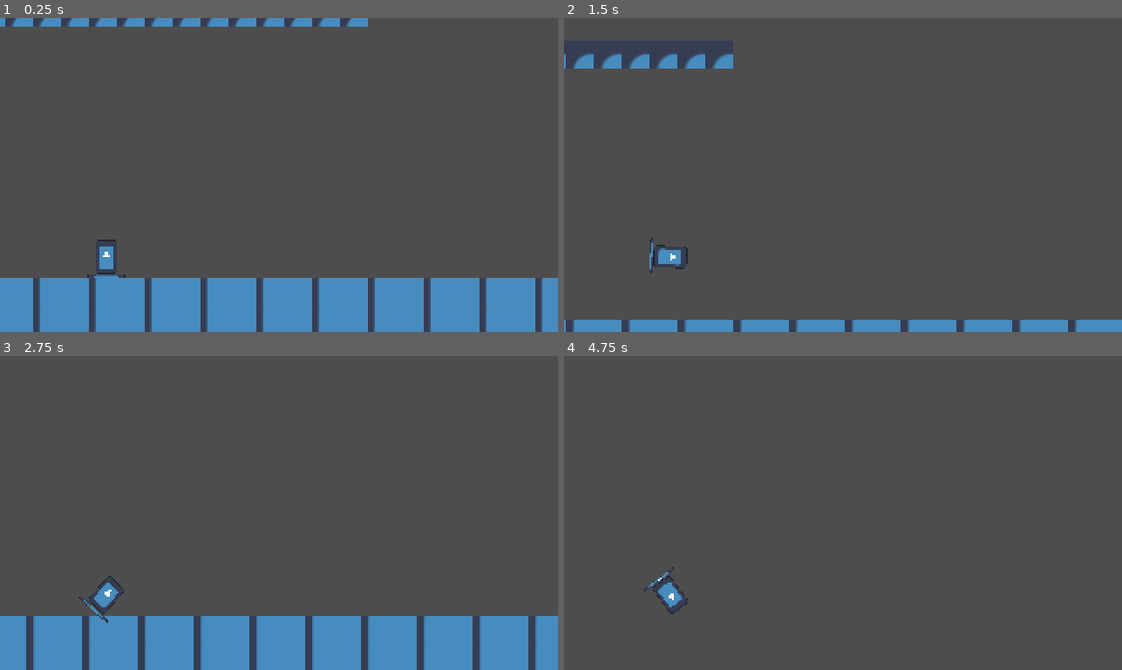
Above: before the commit, frames 1-4 (two rows, left to right).
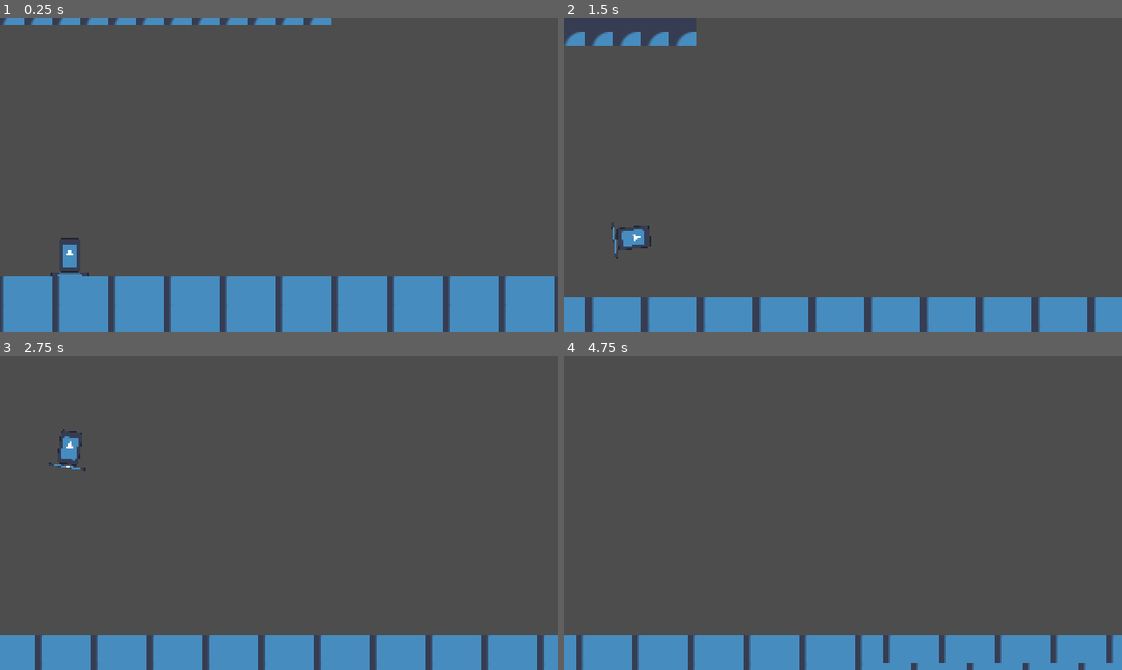
Above: after the commit, the same moments.

Repository: JUB-Yoush/yd5
Game: Godot game, scene res://src/main/main.tscn
Two runs of this game, one before a commit and one after it. Both use one fixed random seed, a clock stepped at 60 frames per second and the inputs below. The engine's default icon, where the game draws it, is replaced by a stand-in: a white triangle on a blue panel in a dark square.
Inputs:
- Up to frame 1 (0.25 s): no input
- Up to frame 2 (1.5 s): hold W (up) 0.53-1.28 s; hold D (right) from 0.53 s (still down); tap W (up) at 1.35 s
- Up to frame 3 (2.75 s): tap W (up) at 1.52, 1.82 s; release D (right) at 2.03 s; hold A (left) from 2.03 s (still down); hold W (up) from 2.03 s (still down)
- Up to frame 4 (4.75 s): release A (left) at 2.78 s; release W (up) at 2.78 s; hold D (right) 2.78-4.28 s; tap W (up) at 2.85, 3.02, 3.32, 4.35, 4.52 s; hold W (up) 3.53-4.28 s; hold A (left) from 4.28 s (still down)

The runs differ from the first frame. In frame 1, 6.6% of the frame differs, in the area x 0-100%, y 0-100%; in frame 2, 9.7%; in frame 3, 9.0%; in frame 4, 10%, in the area x 0-100%, y 67-100%.

Commit message:
double jumps, work on rails

Diff:
--- a/src/main/main.tscn
+++ b/src/main/main.tscn
@@ -214,4 +214,4 @@
 layer_0/tile_data = PackedInt32Array(720896, 65536, 2, 720897, 131072, 2, 720898, 65536, 2, 720899, 131072, 2, 720900,  …(3827 unchanged characters)…
 
 [node name="player" parent="." instance=ExtResource("2_fc7yw")]
-position = Vector2(164, 146)
+position = Vector2(164, 145)
--- a/src/player/player.gd
+++ b/src/player/player.gd
@@ -6,6 +6,7 @@
 const MAX_KICK_SPEED := 200.0
 const BASE_SPEED := 120.0
 const MAX_JUMP_SPEED := 140.0
+const DJUMP_SPEED := Vector2(100,-150.0)
 const JUMP_SPEED := MAX_JUMP_SPEED *2
 const KICK_SPEED := MAX_KICK_SPEED *2
 const GROUND_FRICTION := .03
@@ -14,62 +15,96 @@
 const KICK_THRESHOLD = 0
 const ROTATION_SPEED := 500.0
 
+enum STATES {ON_GROUND,IN_AIR,KICKING}
+
+var state
 var dir :Vector2 = Vector2.ZERO
 var friction := 0.0
 var accelerating:= false
 var old_velocity := Vector2.ZERO
-var in_air := true
 var rotation_offset := 0.0
 var kick_power:=0.0
 var jump_power := 0.0
+var can_djump = false
 
 func _ready() -> void:
 	friction = GROUND_FRICTION
+	state = STATES.ON_GROUND
 	old_velocity = velocity
 
 
 func _physics_process(delta: float) -> void:
-	accelerating = abs(old_velocity.x) < abs(velocity.x)
-	old_velocity = velocity
-	print(rotation_offset,jump_power)
-	velocity.y += delta * GRAVITY
-	in_air = not is_on_floor()
-	if not in_air:
-		rotation_offset = 0
-	if Input.is_action_pressed("right") and in_air:
-		rotation_offset += ROTATION_SPEED * delta
-		sprite.rotation_degrees = rotation_offset
-		pass
+	print(rotation_offset)
+	match state:
+		STATES.ON_GROUND:
+			_state_on_ground(delta)
+		STATES.IN_AIR:
+			_state_in_air(delta)
 
-	if Input.is_action_pressed("left") and in_air:
-		rotation_offset -= ROTATION_SPEED * delta
-		sprite.rotation_degrees = rotation_offset
-		pass
+func change_state(new_state:STATES):
+	match state:
+		STATES.ON_GROUND:
+			pass
+		STATES.IN_AIR:
+			pass
+	state = new_state
 
 
-	if Input.is_action_pressed('right') and not in_air:
+func kick(delta) -> void:
+	if Input.is_action_pressed('right'):
 		kick_power = min(kick_power + (KICK_SPEED * delta),MAX_KICK_SPEED)
 
-	if Input.is_action_just_released("right") and not in_air:
-		kick(kick_power)
+	if Input.is_action_just_released("right"):
+		velocity.x += kick_power
 
-	if Input.is_action_pressed('up') and not in_air:
+func _state_on_ground(delta) -> void:
+	move(delta)
+	jump(delta)
+	if not is_on_floor():
+		change_state(STATES.IN_AIR)
+
+
+func _state_in_air(delta) -> void:
+	move(delta)
+	double_jump()
+	spin(delta)
+	if is_on_floor():
+		change_state(STATES.ON_GROUND)
+
+
+func move(delta) -> void:
+	velocity.x = lerp(velocity.x,BASE_SPEED,friction)
+	velocity.y += delta * GRAVITY
+	move_and_slide()
+
+func jump(delta)->void:
+	if Input.is_action_pressed('up') and is_on_floor():
 		jump_power = min(jump_power + (JUMP_SPEED * delta),MAX_JUMP_SPEED)
 
-	if Input.is_action_just_released('up') and not in_air:
-		jump()
+	if Input.is_action_just_released('up') and is_on_floor():
+		velocity.y += -jump_power
 
 	if Input.is_action_pressed('up') == false:
 		jump_power = 0
 
-	velocity.x = lerp(velocity.x,BASE_SPEED,friction)
-	#if abs(velocity.x) < BASE_SPEED:
-		#velocity.x = BASE_SPEED
+func double_jump() -> void:
+	if rotation_offset >= 345:
+		can_djump = true
+	if Input.is_action_just_pressed('up') and can_djump:
+		can_djump = false
+		velocity += DJUMP_SPEED
 
-	move_and_slide()
 
-func kick(kick_speed) -> void:
-	velocity.x += kick_speed
 
-func jump() -> void:
-	velocity.y += -jump_power
+func spin(delta) -> void:
+	if is_on_floor():
+		rotation_offset = 0
+		sprite.rotation_degrees = 0
+		can_djump = false
+	if Input.is_action_pressed("right"):
+		rotation_offset += ROTATION_SPEED * delta
+		sprite.rotation_degrees = rotation_offset
+
+	if Input.is_action_pressed("left"):
+		rotation_offset -= ROTATION_SPEED * delta
+		sprite.rotation_degrees = rotation_offset
--- a/src/player/player.tscn
+++ b/src/player/player.tscn
@@ -23,4 +23,5 @@
 shape = SubResource("RectangleShape2D_orhbb")
 
 [node name="Camera2D" type="Camera2D" parent="."]
-position = Vector2(99, -47)
+position = Vector2(120, -46)
+limit_top = 0
--- /dev/null
+++ b/src/rails/rail.tscn
@@ -0,0 +1,15 @@
+[gd_scene load_steps=2 format=3 uid="uid://bpd53b48sabv7"]
+
+[sub_resource type="Curve2D" id="Curve2D_0yjtm"]
+_data = {
+"points": PackedVector2Array(0, 0, 0, 0, 0, -1, 0, 0, 0, 0, 222, -84)
+}
+point_count = 2
+
+[node name="rail" type="Path2D"]
+curve = SubResource("Curve2D_0yjtm")
+
+[node name="PathFollow2D" type="PathFollow2D" parent="."]
+position = Vector2(192.271, -72.885)
+rotation = -0.357783
+progress = 205.249
